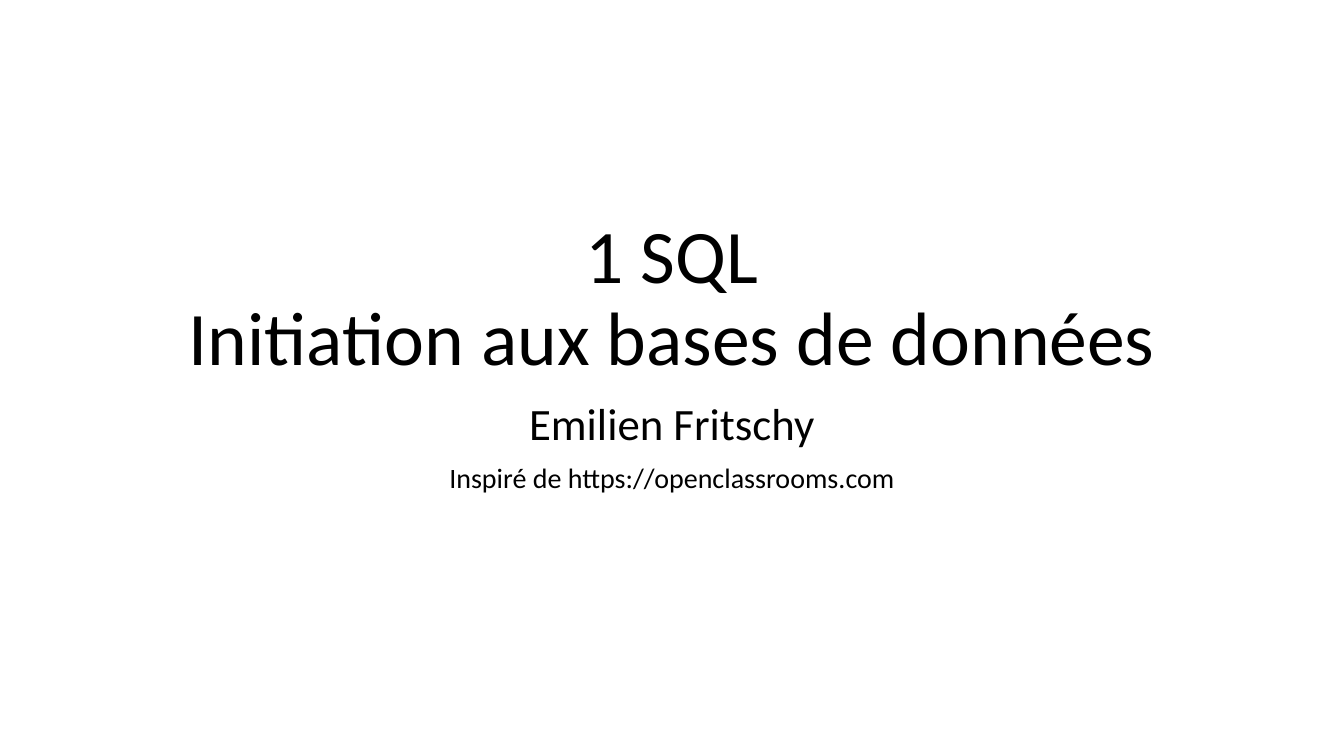
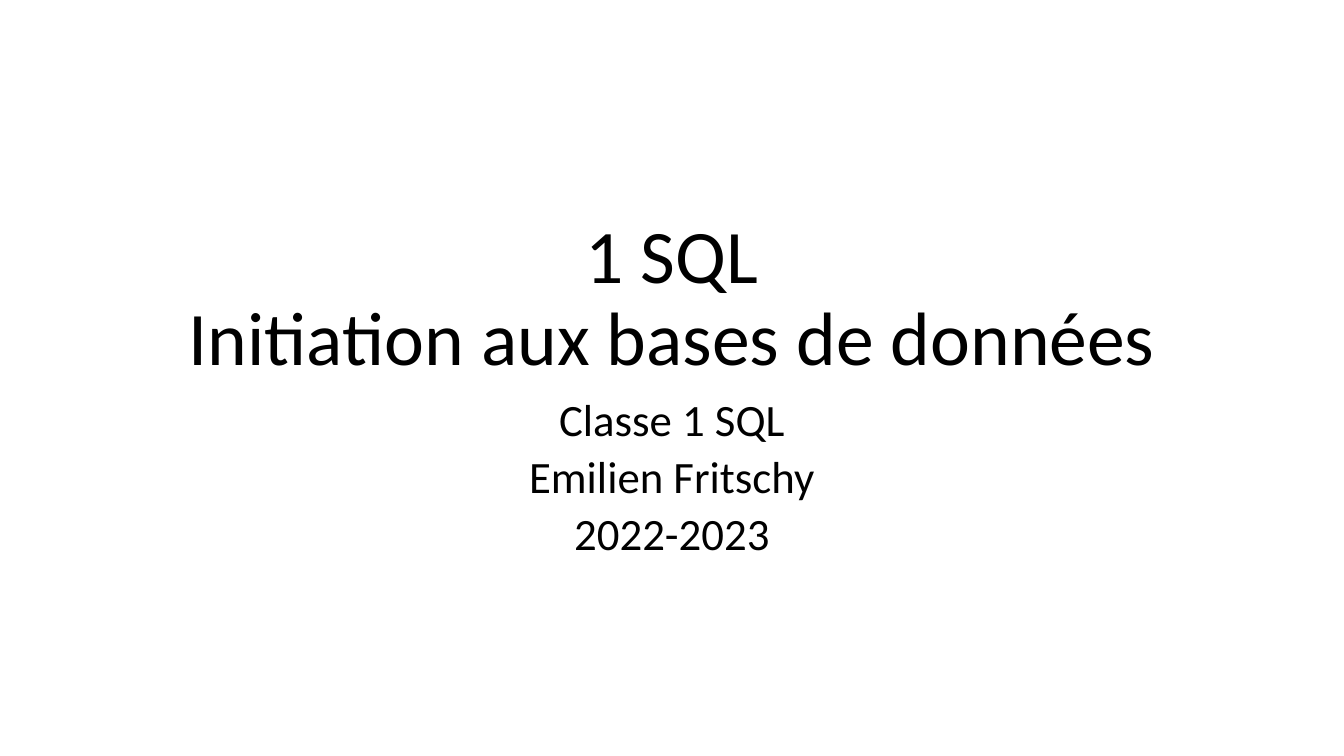
Before and after one commit to zeemil/ecoleit-1sql, a slide deck: slide 1 of Theorie.pptx. Drawn at 1344x756 pixels with LibreOffice and Linux fonts; fonts in the diff are those of the drawing. Boxes give left, top, right and bottom in pixels: in the first picture for what was removed or moved away, otherwise in the second. Text is boxed around its words. In the diff, an @@ line names an element or a change of style, - is before the commit and + after.

```diff
--- a/Theorie.pptx
+++ b/Theorie.pptx
@@ subtitle at [559, 405, 785, 442]: paragraph added @@
+Classe 1 SQL
@@ subtitle at [529, 462, 814, 501]: line spacing 0.9 to 0.8 @@
@@ subtitle at [574, 521, 769, 551]: text changed; size 20 to 32 pt @@
-Inspiré de https://openclassrooms.com
+2022-2023
```
Also in this commit, not shown: 2 other slides changed, 1 slide removed, 1 other file.
